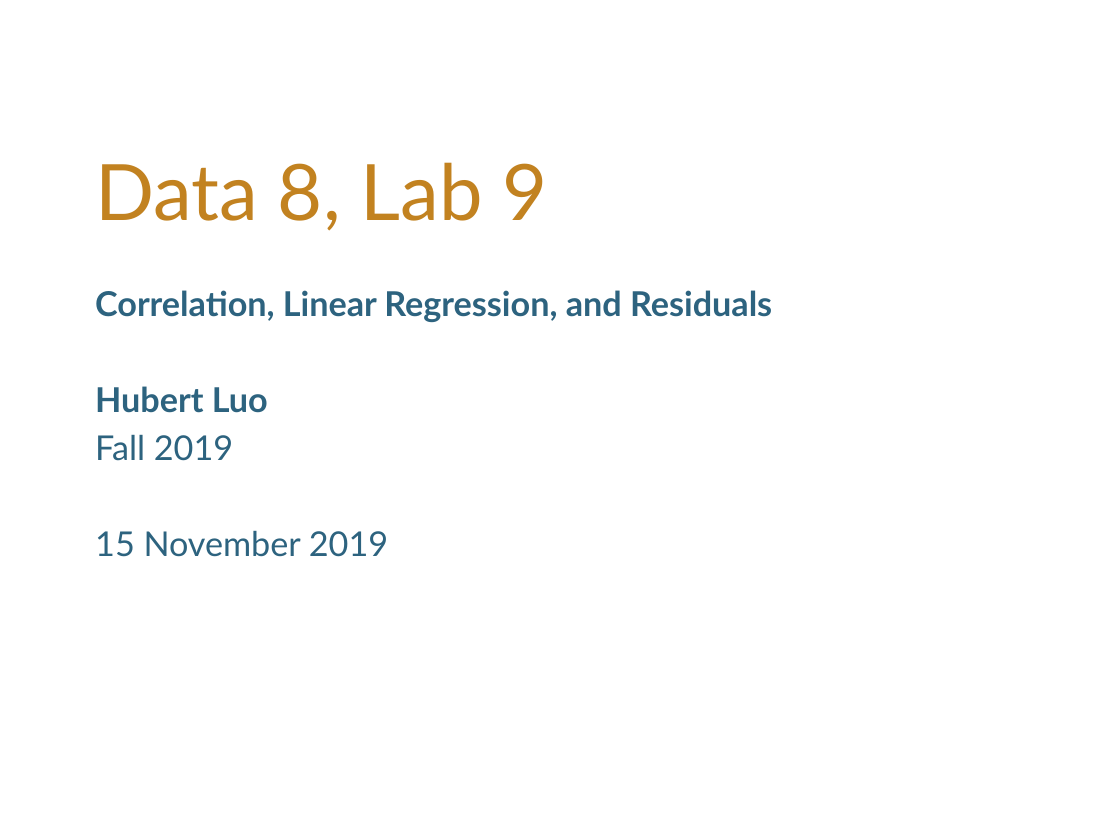
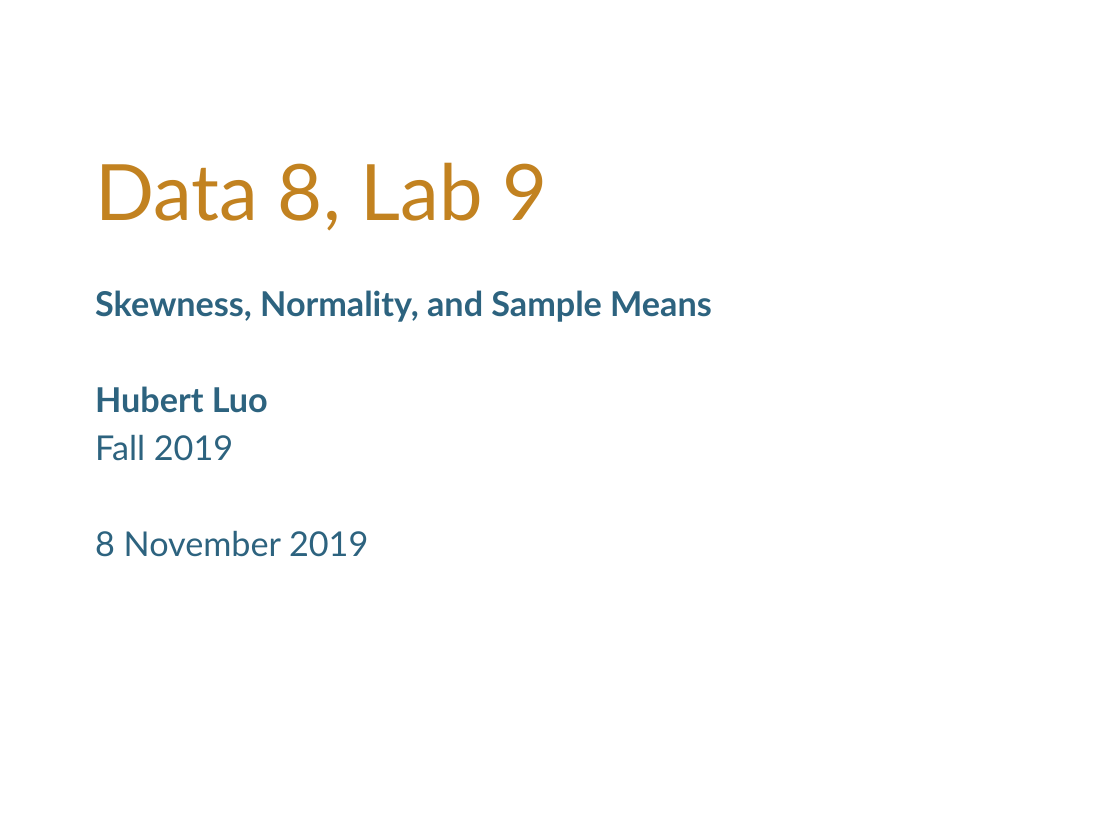
Before and after one commit to hLuo27/teaching, a slide deck: slide 1 of data8/slides/lab9.pptx. Drawn at 1120x840 pixels with LibreOffice and Linux fonts; fonts in the diff are those of the drawing; background and template pictures are left out. Boxes give left, top, right and bottom in pixels: in the first picture for what was removed or moved away, otherwise in the second. Text is boxed around its words. In the diff, an @@ line names an element or a change of style, - is before the commit and + after.

```diff
--- a/data8/slides/lab9.pptx
+++ b/data8/slides/lab9.pptx
@@ subtitle at (95, 290, 712, 322): text changed @@
-Correlation, Linear Regression, and Residuals
+Skewness, Normality, and Sample Means
@@ subtitle at (95, 530, 368, 557): text changed @@
-15 November 2019
+8 November 2019
```
Also in this commit, not shown: 2 other slides changed, 7 slides added, 5 other files.
